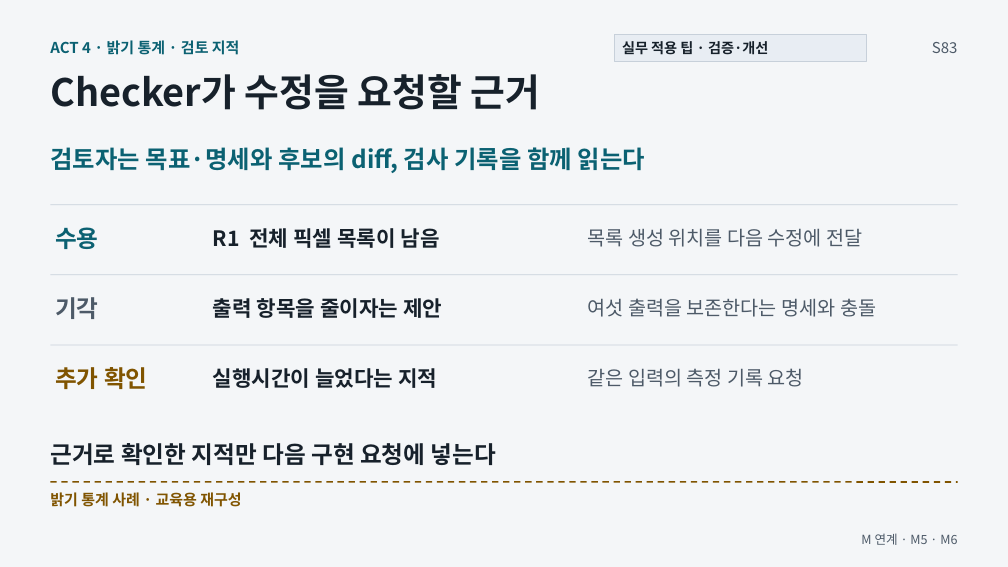
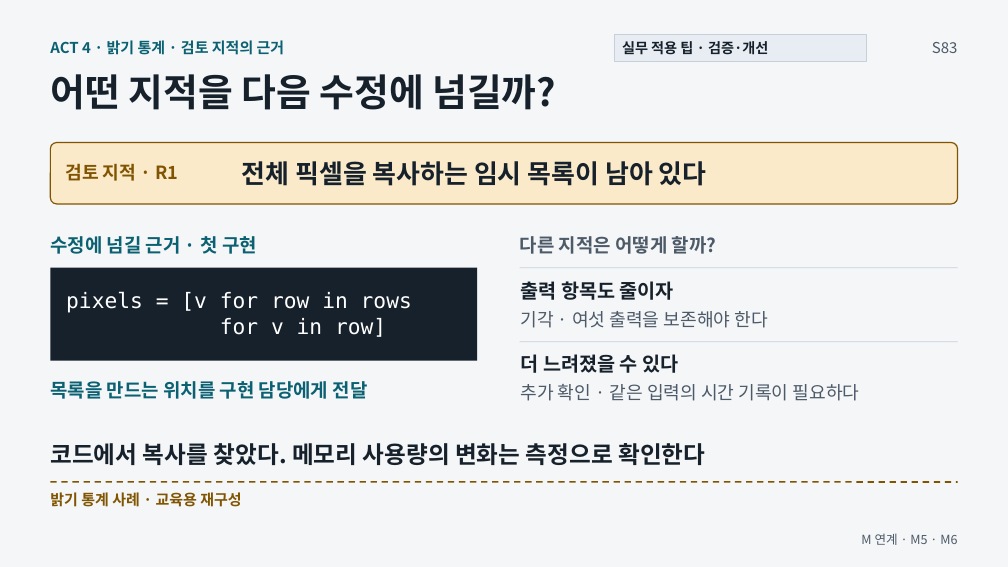
Before and after one commit to GideokKim/ai-dev-training, a slide deck: slide 6 of production/ACT_4.pptx. Drawn at 1008x567 pixels with LibreOffice and Linux fonts; fonts in the diff are those of the drawing. Boxes give left, top, right and bottom in pixels: in the first picture for what was removed or moved away, otherwise in the second. Text is boxed around its words. In the diff, an @@ line names an element or a change of style, - is before the commit and + after.

```diff
--- a/production/ACT_4.pptx
+++ b/production/ACT_4.pptx
@@ text at [50,40,285,55]: text changed @@
-ACT 4 · 밝기 통계 · 검토 지적
+ACT 4 · 밝기 통계 · 검토 지적의 근거
@@ text at [50,74,556,110]: text changed @@
-Checker가 수정을 요청할 근거
+어떤 지적을 다음 수정에 넘길까?
@@ text in rounded rectangle at [50,147,645,173]: text removed @@
-검토자는 목표·명세와 후보의 diff, 검사 기록을 함께 읽는다
@@ rounded rectangle: place and size @@
-rounded rectangle at [50,147,645,173]
+rounded rectangle at [51,143,958,204]
@@ rounded rectangle at [51,143,958,204]: fill none to #FAEAC9; outline none to #805400 1.13 pt @@
@@ text added at [65,163,178,181], 17.2 pt, text #805400, bold @@
+검토 지적 · R1
@@ text added at [242,161,707,186], 24.8 pt, text #17212B, bold @@
+전체 픽셀을 복사하는 임시 목록이 남아 있다
@@ line removed from (51, 205) to (958, 205) @@
@@ text at [50,236,257,254]: text changed; size 20.2 to 18 pt; text colour #17212B to #0B6172 @@
-R1 전체 픽셀 목록이 남음
+수정에 넘길 근거 · 첫 구현
@@ text removed at [55,227,99,249] @@
-수용
@@ text added at [520,236,716,254], 18 pt, text #4D5A68, bold @@
+다른 지적은 어떻게 할까?
@@ text removed at [587,228,862,247] @@
-목록 생성 위치를 다음 수정에 전달
@@ rectangle added at [51,268,478,361], fill #17212B @@
@@ line added from (520, 268) to (958, 268), #C7D0DA 0.75 pt @@
@@ line removed from (51, 275) to (958, 275) @@
@@ text removed at [55,297,99,319] @@
-기각
@@ text added at [66,291,412,337], 20.2 pt, text #FFFFFF @@
+pixels = [v for row in rows
+for v in row]
@@ text at [521,281,674,300]: text changed; size 20.2 to 18.8 pt @@
-출력 항목을 줄이자는 제안
+출력 항목도 줄이자
@@ text at [521,311,768,328]: text changed; size 18.8 to 17.2 pt @@
-여섯 출력을 보존한다는 명세와 충돌
+기각 · 여섯 출력을 보존해야 한다
@@ line removed from (51, 345) to (958, 345) @@
@@ line added from (520, 342) to (958, 342), #C7D0DA 0.75 pt @@
@@ text added at [521,354,678,373], 18.8 pt, text #17212B, bold @@
+더 느려졌을 수 있다
@@ text added at [50,381,368,399], 18 pt, text #0B6172, bold @@
+목록을 만드는 위치를 구현 담당에게 전달
@@ text removed at [55,367,148,389] @@
-추가 확인
@@ text removed at [213,368,437,388] @@
-실행시간이 늘었다는 지적
@@ text at [521,384,860,401]: text changed; size 18.8 to 17.2 pt @@
-같은 입력의 측정 기록 요청
+추가 확인 · 같은 입력의 시간 기록이 필요하다
@@ text at [50,443,705,465]: text changed @@
-근거로 확인한 지적만 다음 구현 요청에 넣는다
+코드에서 복사를 찾았다. 메모리 사용량의 변화는 측정으로 확인한다
```
Also in this commit, not shown: 2 other slides changed, 39 other files.
